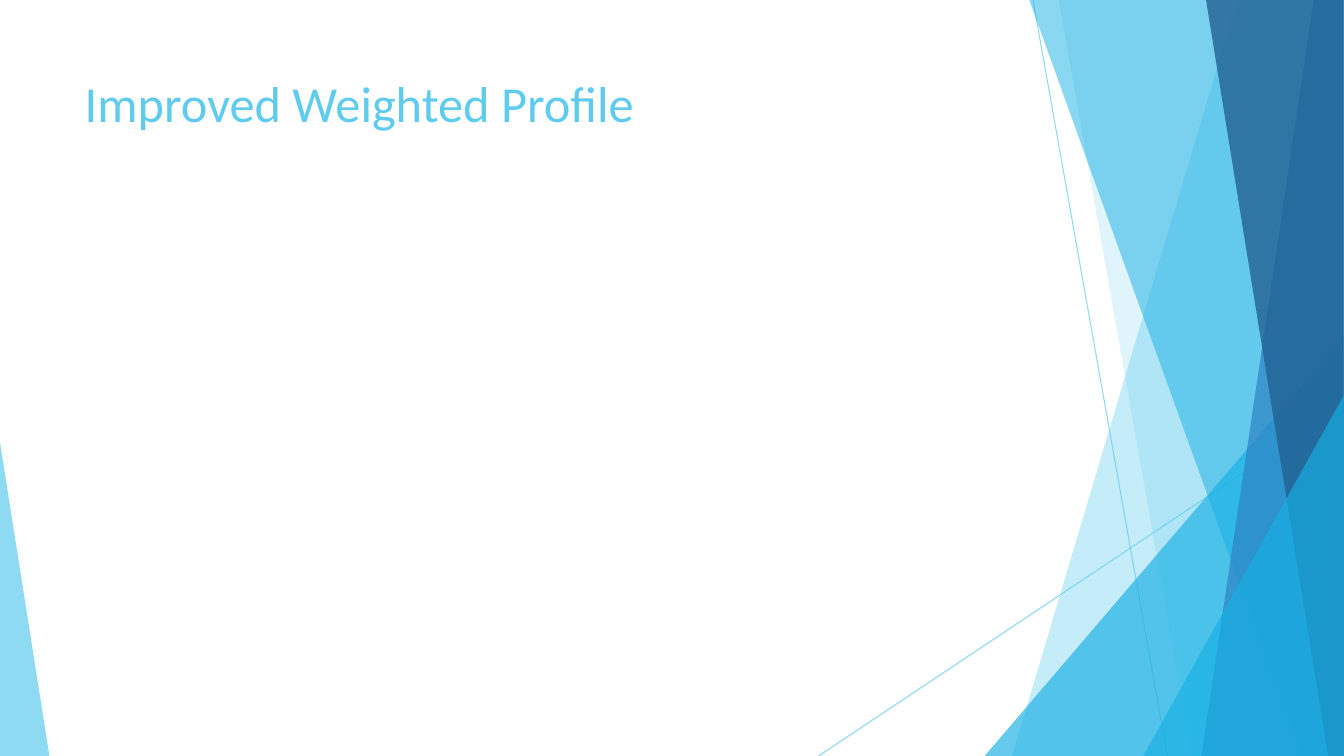
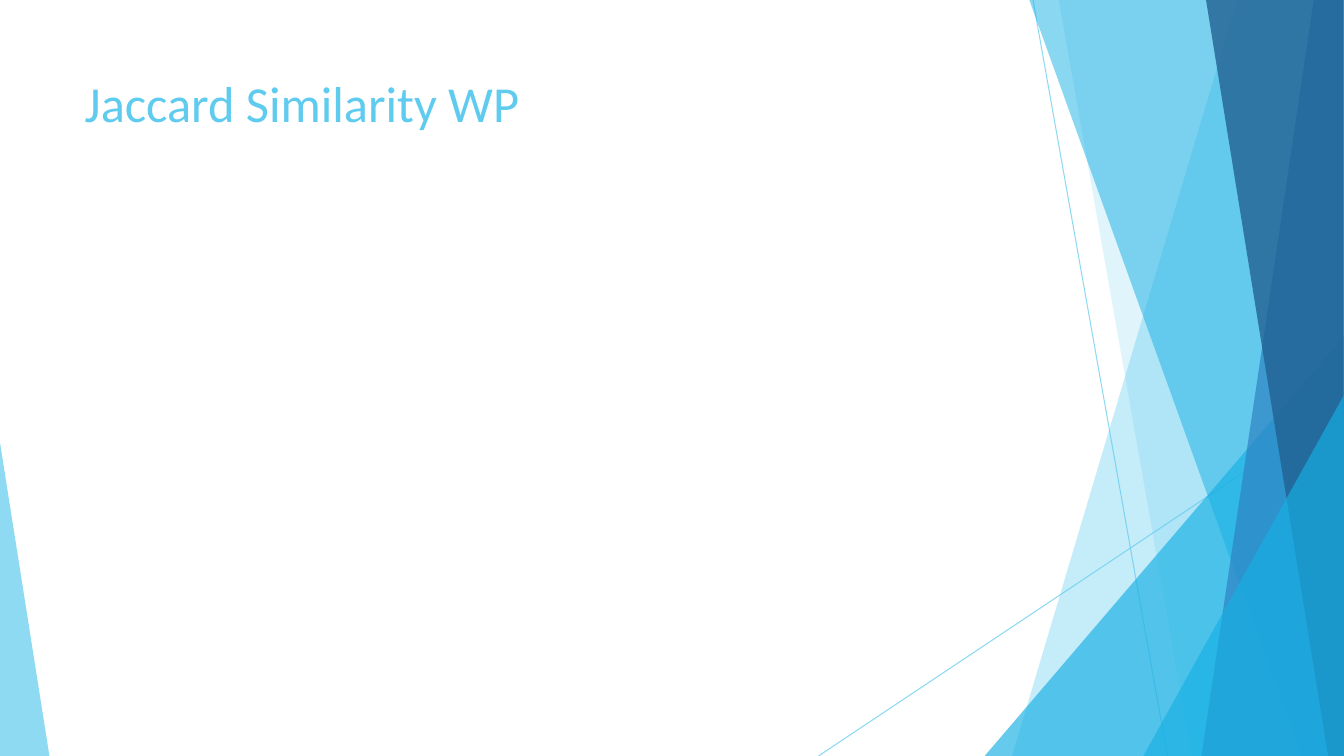
Before and after one commit to AbdullahAlZoabi/Drug-Target-Interaction-Prediction, a slide deck: slide 36 of Presentation/Drug-Target Interaction Prediction.pptx. Drawn at 1344x756 pixels with LibreOffice and Linux fonts; fonts in the diff are those of the drawing; grey boxes stand for pictures. Boxes give left, top, right and bottom in pixels: in the first picture for what was removed or moved away, otherwise in the second. Text is boxed around its words. In the diff, an @@ line names an element or a change of style, - is before the commit and + after.

```diff
--- a/Presentation/Drug-Target Interaction Prediction.pptx
+++ b/Presentation/Drug-Target Interaction Prediction.pptx
@@ title at <box>85,87,519,130</box>: text changed @@
-Improved Weighted Profile
+Jaccard Similarity WP
```
Also in this commit, not shown: 2 other slides changed.
